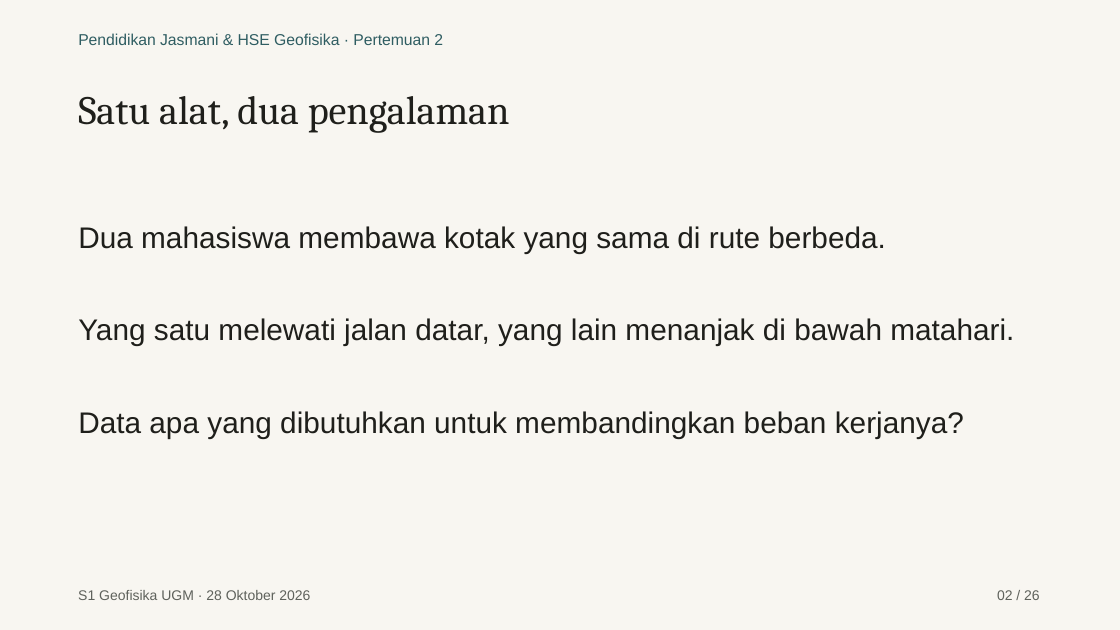
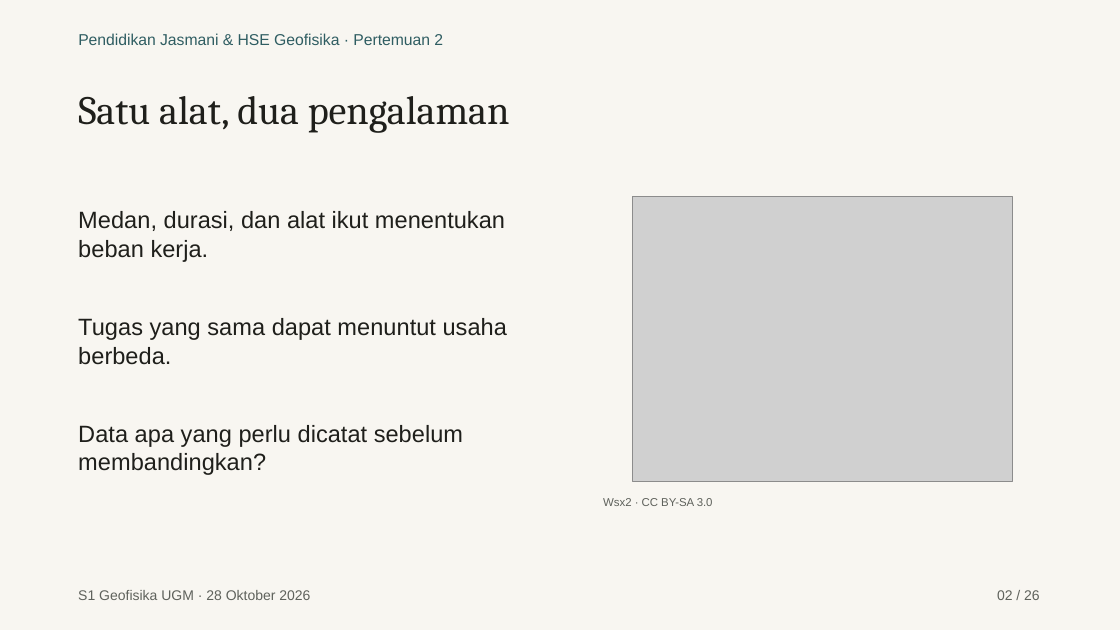
Before and after one commit to maswiet/maswiet.github.io, a slide deck: slide 2 of kuliah/pendidikan-jasmani-hse/pertemuan-2/presentasi.pptx. Drawn at 1120x630 pixels with LibreOffice and Linux fonts; fonts in the diff are those of the drawing; grey boxes stand for pictures. Boxes give left, top, right and bottom in pixels: in the first picture for what was removed or moved away, otherwise in the second. Text is boxed around its words. In the diff, an @@ line names an element or a change of style, - is before the commit and + after.

```diff
--- a/kuliah/pendidikan-jasmani-hse/pertemuan-2/presentasi.pptx
+++ b/kuliah/pendidikan-jasmani-hse/pertemuan-2/presentasi.pptx
@@ picture added at (x1=633, y1=197, x2=1012, y2=481) @@
@@ text removed at (x1=78, y1=226, x2=886, y2=253) @@
-Dua mahasiswa membawa kotak yang sama di rute berbeda.
@@ text added at (x1=78, y1=211, x2=505, y2=262), 20.2 pt, text #1F1F1B @@
+Medan, durasi, dan alat ikut menentukan beban kerja.
@@ text removed at (x1=78, y1=318, x2=1014, y2=346) @@
-Yang satu melewati jalan datar, yang lain menanjak di bawah matahari.
@@ text added at (x1=78, y1=318, x2=507, y2=365), 20.2 pt, text #1F1F1B @@
+Tugas yang sama dapat menuntut usaha berbeda.
@@ text at (x1=78, y1=425, x2=463, y2=475): text changed; size 25.5 to 20.2 pt @@
-Data apa yang dibutuhkan untuk membandingkan beban kerjanya?
+Data apa yang perlu dicatat sebelum membandingkan?
@@ text added at (x1=603, y1=498, x2=713, y2=506), 9.8 pt, text #5F625C @@
+Wsx2 · CC BY-SA 3.0
```
Also in this commit, not shown: 10 other slides changed, 32 other files.
